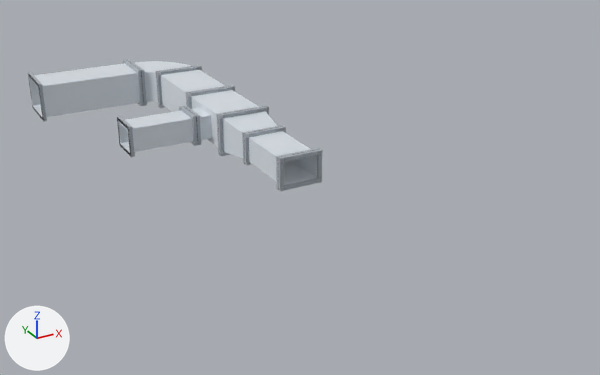
What one commit did to the glTF model src/assets/models/duct-assembly-demo.glb.
The view is the same before and after, from a 50 mm lens placed at (-1.49, -8.02, 2.43), pointed at (1.47, -2.64, -0.26). The axes (+X, +Y, +Z) are drawn at lower left. The lights are the same throughout. The first picture is the older version. Vertices at exactly the same position are counted once.

The scene before the commit, as lines of its bpy script (objects in view):
```python
ob_branch_1 = bpy.data.objects.new('branch-1', me_branch_1)
ob_branch_1.location = (0.0, 0.0, 0.0)
ob_duct_1 = bpy.data.objects.new('duct-1', me_duct_1)
ob_duct_1.location = (0.0, 0.0, 0.0)
ob_duct_2 = bpy.data.objects.new('duct-2', me_duct_2)
ob_duct_2.location = (0.0, 0.0, 0.0)
ob_duct_3 = bpy.data.objects.new('duct-3', me_duct_3)
ob_duct_3.location = (0.0, 0.0, 0.0)
ob_elbow_1 = bpy.data.objects.new('elbow-1', me_elbow_1)
ob_elbow_1.location = (0.0, 0.0, 0.0)
ob_flange_1 = bpy.data.objects.new('flange-1', me_flange_1)
ob_flange_1.location = (0.0, 0.0, 0.0)
ob_reducer_1 = bpy.data.objects.new('reducer-1', me_reducer_1)
ob_reducer_1.location = (0.0, 0.0, 0.0)
ob_tee_1 = bpy.data.objects.new('tee-1', me_tee_1)
ob_tee_1.location = (0.0, 0.0, 0.0)
```
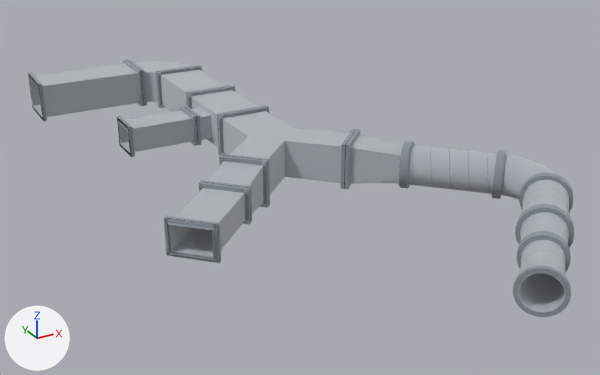
Where the change shows, as pixel boxes [x1, y1, x2, y2] in the pictures (600 x 375 px; the box of a moved part takes in the faces that stretch with it):
'duct-3', recoloured, moved, turned
    before: [244, 126, 319, 189]
    after: [164, 182, 251, 262]
'y-1', added
    after: [218, 106, 356, 205]
'duct-1', recoloured
    both: [28, 60, 144, 121]
'round-3', added
    after: [513, 233, 571, 317]
'round-1', added
    after: [403, 141, 502, 198]
'reducer-1', recoloured, reshaped (15% taller)
    before: [218, 106, 283, 164]
    after: [201, 155, 269, 222]
'rect-round-1', added
    after: [344, 129, 409, 189]
'branch-1', recoloured
    both: [117, 106, 198, 157]
'tee-1', recoloured (white to light grey)
    both: [184, 86, 266, 154]
'duct-2', recoloured (white to light grey)
    both: [157, 66, 233, 112]
'round-2', added
    after: [516, 174, 574, 226]
'flange-1', reshaped (27% wider, 7% taller)
    before: [278, 149, 322, 191]
    after: [164, 218, 220, 263]
'round-reduction', added
    after: [515, 206, 574, 274]
'round-bend', added
    after: [496, 150, 573, 200]
'elbow-1', recoloured (white to light grey)
    both: [128, 59, 200, 107]
part 1 of me_reducer_1, moved or reshaped
    before: [265, 111, 277, 126]
    after: [248, 165, 263, 186]
part 2 of me_reducer_1, moved or reshaped
    before: [218, 106, 283, 163]
    after: [201, 155, 269, 222]
part 4 of me_flange_1, added
    after: [164, 219, 219, 262]
part 5 of me_flange_1, deleted
    before: [278, 149, 322, 191]

Patch to the scene script:
```diff
--- a/src/assets/models/duct-assembly-demo.glb.py
+++ b/src/assets/models/duct-assembly-demo.glb.py
@@ mat_galvanised_steel___illustrative @@
 mat_galvanised_steel___illustrative = principled_material('Galvanised steel — illustrative')
-mat_galvanised_steel___illustrative.base_color = (0.86, 0.89, 0.92)  # white #eff2f6
+mat_galvanised_steel___illustrative.base_color = (0.68, 0.71, 0.74)  # light grey #d7dbdf
 mat_galvanised_steel___illustrative.metallic = 1.0
@@ me_reducer_1 @@
-me_reducer_1.from_pydata(...)  # 236 vertices, 336 faces; spans x 1.117..1.583, y -2.25..-1.849, z -0.183..0.183
+me_reducer_1.from_pydata(...)  # 236 vertices, 336 faces; spans x 0.478..1.02, y -3.26..-2.718, z -0.183..0.183
+# me_reducer_1 part 1: the loose piece of 10 vertices spanning x 1.498..1.551, y -2.22..-1.88, z 0.098..0.151 is multiplied about its middle by the matrix ((0.782, 0.61, -0.008), (-0.61, 0.782, 0.006), (0.01, 0.0, 0.992)), then moved by (-0.67, -1.045, 0.0)
+# me_reducer_1 part 2: 104 of 236 vertices moved; they spanned x 1.117..1.583, y -2.25..-1.849, z -0.183..0.183 and now span x 0.478..1.02, y -3.26..-2.718, z -0.183..0.183; mean shift (-0.579, -0.948, 0.0); largest move (1.533, -2.25, 0.133) -> (0.737, -3.26, 0.133)
+# other edits to the shape of me_reducer_1 do not show in these pictures
 me_reducer_1.materials.append(mat_galvanised_steel___illustrative)
@@ me_duct_3 @@
-me_duct_3.from_pydata(...)  # 246 vertices, 344 faces; spans x 1.167..1.533, y -2.851..-2.25, z -0.133..0.133
+me_duct_3.from_pydata(...)  # 246 vertices, 344 faces; spans x 0.054..0.737, y -3.684..-3.001, z -0.133..0.133
+# me_duct_3 part 3: the whole mesh is turned -45 degrees about the z axis through its middle, then moved by (-0.955, -0.792, 0.0)
 me_duct_3.materials.append(mat_galvanised_steel___illustrative)
@@ me_flange_1 @@
-me_flange_1.from_pydata(...)  # 104 vertices, 152 faces; spans x 1.167..1.533, y -2.889..-2.849, z -0.133..0.133
+me_flange_1.from_pydata(...)  # 456 vertices, 992 faces; spans x 0.048..0.313, y -3.69..-3.425, z -0.133..0.133
+# me_flange_1 part 4: a new loose piece of 104 vertices spanning x 0.048..0.313, y -3.69..-3.425, z -0.133..0.133, in mat_connection_frames (light grey #bcc2c8)
+# me_flange_1 part 5: the loose piece of 40 vertices spanning x 1.167..1.533, y -2.882..-2.85, z -0.133..0.133 is deleted
+# other edits to the shape of me_flange_1 do not show in these pictures
 me_flange_1.materials.append(mat_connection_frames)
@@ ob_round_3 @@
+ob_round_3 = bpy.data.objects.new('round-3', me_round_3)  # 828 vertices, 1498 faces; spans x 1.556..2.098, y -5.222..-4.68, z -0.158..0.158; in mat_galvanised_steel___illustrative (light grey #d7dbdf), mat_connection_frames (light grey #bcc2c8)
+ob_round_3.location = (0.0, 0.0, 0.0)
@@ ob_round_reduction @@
+ob_round_reduction = bpy.data.objects.new('round-reduction', me_round_reduction)  # 480 vertices, 1152 faces; spans x 1.875..2.363, y -4.904..-4.415, z -0.183..0.183; in mat_galvanised_steel___illustrative (light grey #d7dbdf), mat_connection_frames (light grey #bcc2c8)
+ob_round_reduction.location = (0.0, 0.0, 0.0)
@@ ob_round_2 @@
+ob_round_2 = bpy.data.objects.new('round-2', me_round_2)  # 920 vertices, 1590 faces; spans x 2.104..2.752, y -4.674..-4.026, z -0.183..0.183; in mat_galvanised_steel___illustrative (light grey #d7dbdf), mat_connection_frames (light grey #bcc2c8)
+ob_round_2.location = (0.0, 0.0, 0.0)
@@ ob_round_bend @@
+ob_round_bend = bpy.data.objects.new('round-bend', me_round_bend)  # 1920 vertices, 4032 faces; spans x 2.493..2.878, y -4.285..-3.531, z -0.183..0.183; in mat_galvanised_steel___illustrative (light grey #d7dbdf), mat_connection_frames (light grey #bcc2c8)
+ob_round_bend.location = (0.0, 0.0, 0.0)
@@ ob_round_1 @@
+ob_round_1 = bpy.data.objects.new('round-1', me_round_1)  # 1058 vertices, 1728 faces; spans x 1.998..2.752, y -3.79..-3.036, z -0.183..0.183; in mat_galvanised_steel___illustrative (light grey #d7dbdf), mat_connection_frames (light grey #bcc2c8)
+ob_round_1.location = (0.0, 0.0, 0.0)
@@ ob_rect_round_1 @@
+ob_rect_round_1 = bpy.data.objects.new('rect-round-1', me_rect_round_1)  # 436 vertices, 912 faces; spans x 1.68..2.257, y -3.295..-2.718, z -0.183..0.183; in mat_galvanised_steel___illustrative (light grey #d7dbdf), mat_connection_frames (light grey #bcc2c8), mat_bolts_and_corner_pieces (light grey #cbd0d4), mat_gasket (black #27272c)
+ob_rect_round_1.location = (0.0, 0.0, 0.0)
@@ ob_y_1 @@
+ob_y_1 = bpy.data.objects.new('y-1', me_y_1)  # 336 vertices, 508 faces; spans x 0.761..1.939, y -2.977..-1.849, z -0.183..0.183; in mat_galvanised_steel___illustrative (light grey #d7dbdf), mat_connection_frames (light grey #bcc2c8), mat_bolts_and_corner_pieces (light grey #cbd0d4), mat_gasket (black #27272c)
+ob_y_1.location = (0.0, 0.0, 0.0)
```
